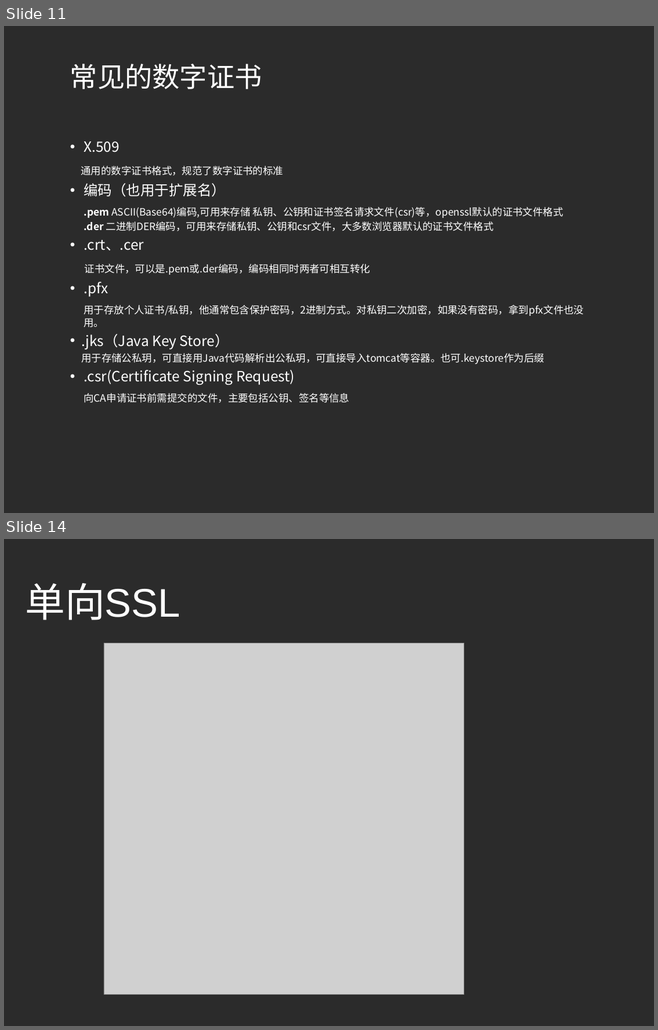
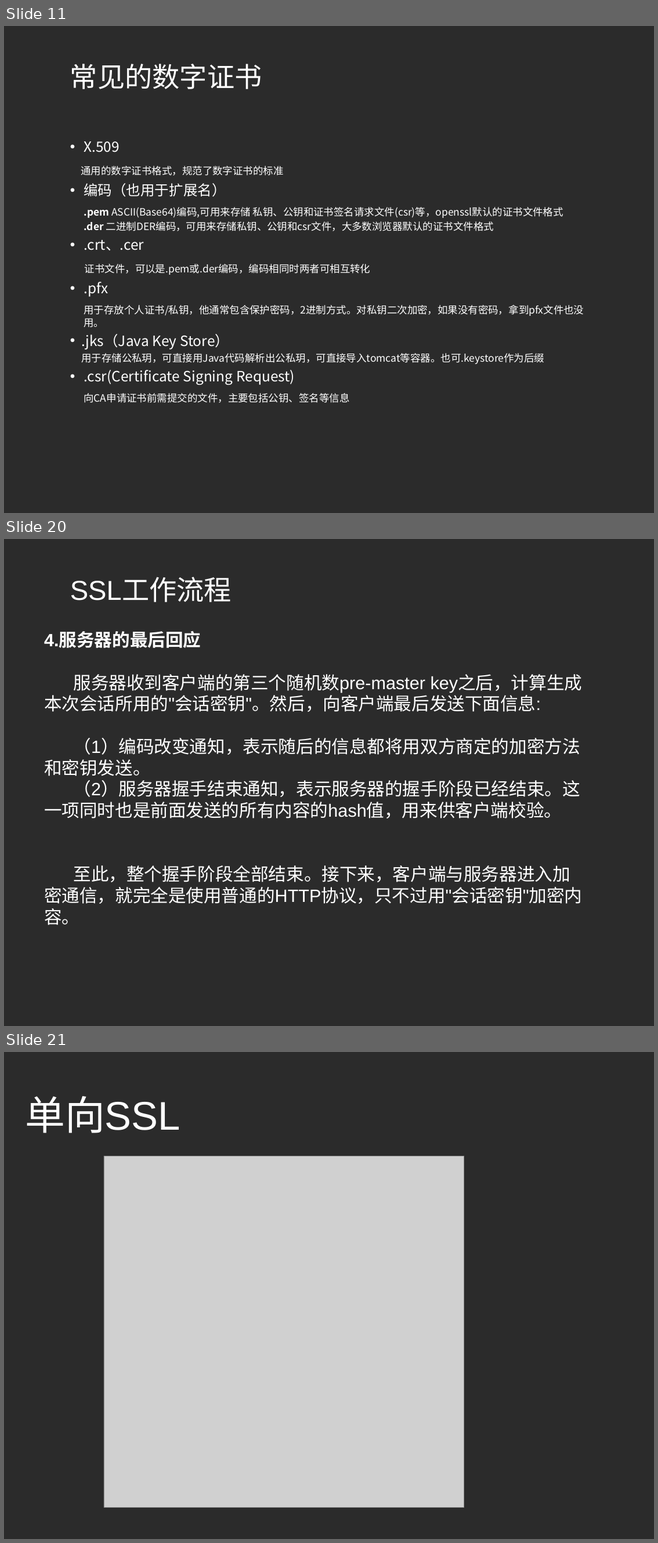
Before and after one commit to fuyongde/cademo, a slide deck: cademo/src/main/resources/认识HTTPS.pptx. Shown one above the other, each under a label of ours: slides 11 and 14 before the commit, slides 11, 20 and 21 after it; the slides between them are not shown. The pictures are 658x1030 and 658x1543 pixels, drawn with LibreOffice and Linux fonts; fonts in the diff are those of the drawing; grey boxes stand for pictures; background and template pictures are left out; a plain dark background stands for a picture behind light text. Boxes give left, top, right and bottom in pixels: in the first picture for what was removed or moved away, otherwise in the second. Text is boxed around its words. In the diff, an @@ line names an element or a change of style, - is before the commit and + after.

```diff
--- a/cademo/src/main/resources/认识HTTPS.pptx
+++ b/cademo/src/main/resources/认识HTTPS.pptx
@@ slide 20 added at (x1=4, y1=539, x2=654, y2=1026), background picture (left out) @@
@@ title added at (x1=70, y1=578, x2=231, y2=602), 43.2 pt, text #FFFFFF @@
+SSL工作流程
@@ text added at (x1=44, y1=632, x2=582, y2=925), 28 pt, text #FFFFFF @@
+4.服务器的最后回应
+服务器收到客户端的第三个随机数pre-master key之后，计算生成本次会话所用的"会话密钥"。然后，向客户端最后发送下面信息:
+（1）编码改变通知，表示随后的信息都将用双方商定的加密方法和密钥发送。
+（2）服务器握手结束通知，表示服务器的握手阶段已经结束。这一项同时也是前面发送的所有内容的hash值，用来供客户端校验。
+至此，整个握手阶段全部结束。接下来，客户端与服务器进入加密通信，就完全是使用普通的HTTP协议，只不过用"会话密钥"加密内容。
@@ what was slide 14 is now slide 21 @@
```
Also in this commit, not shown: 3 slides changed, 9 other slides added, 3 slides removed.
